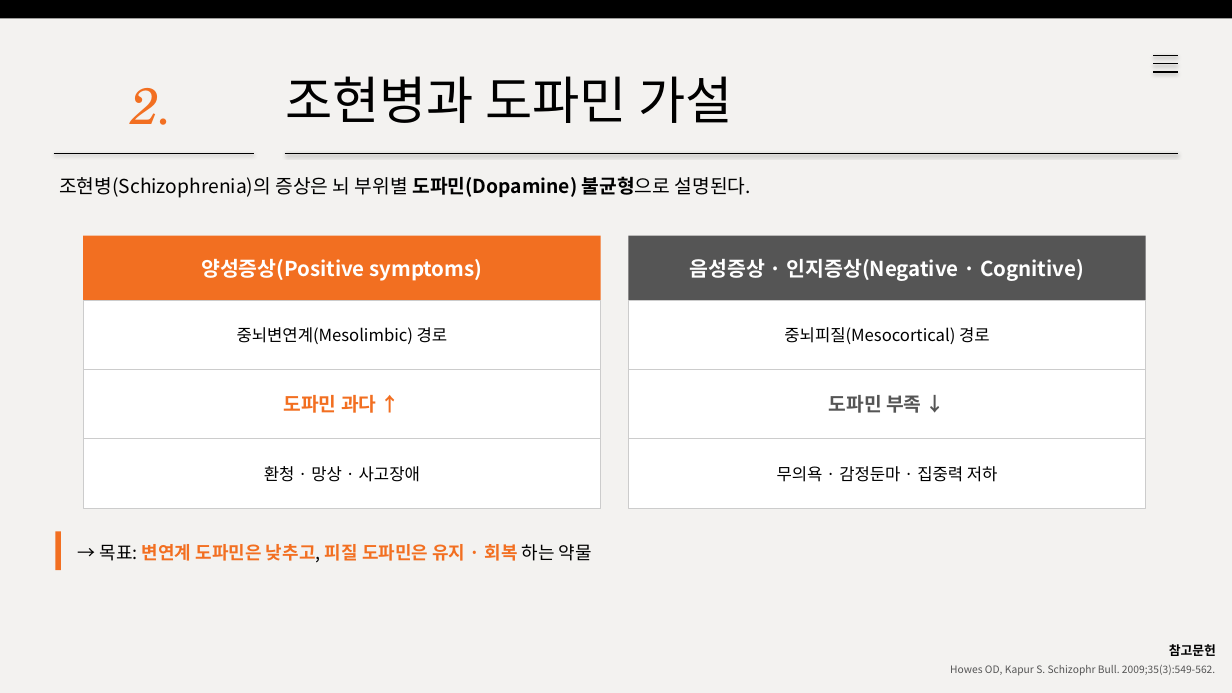
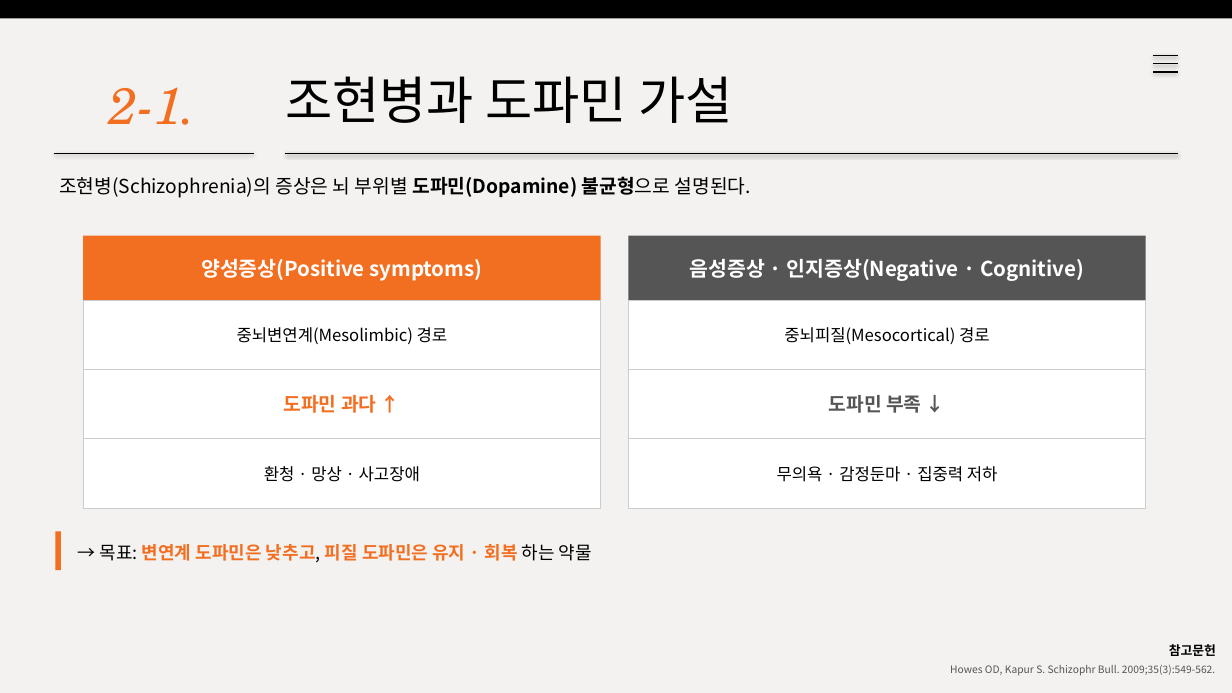
Before and after one commit to wlwl991123-prog/webtoon-app, a slide deck: slide 4 of risperidone.pptx. Drawn at 1232x693 pixels with LibreOffice and Linux fonts; fonts in the diff are those of the drawing. Boxes give left, top, right and bottom in pixels: in the first picture for what was removed or moved away, otherwise in the second. Text is boxed around its words. In the diff, an @@ line names an element or a change of style, - is before the commit and + after.

```diff
--- a/risperidone.pptx
+++ b/risperidone.pptx
@@ text at [109, 87, 196, 125]: text changed @@
-2.
+2-1.
```
Also in this commit, not shown: 8 other slides changed.
